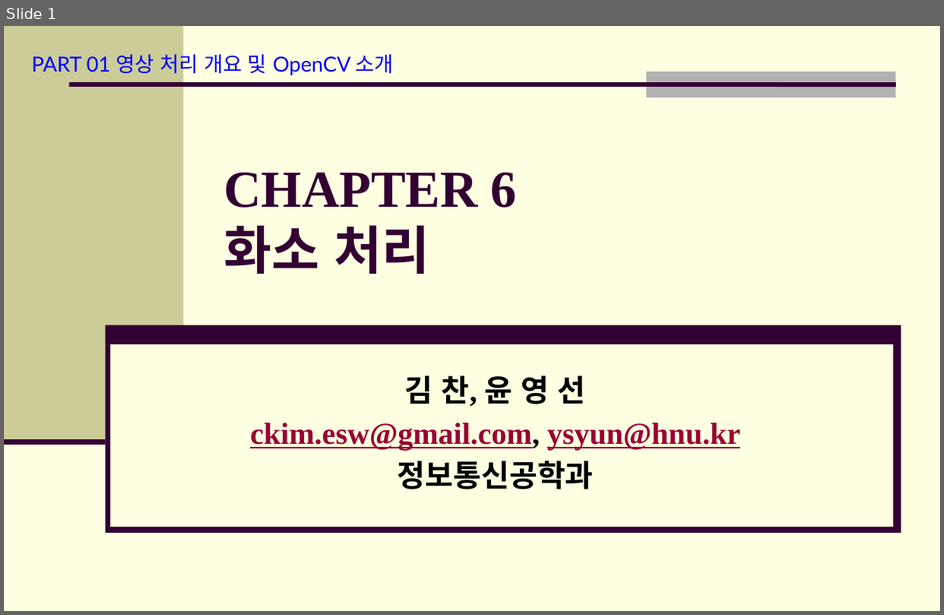
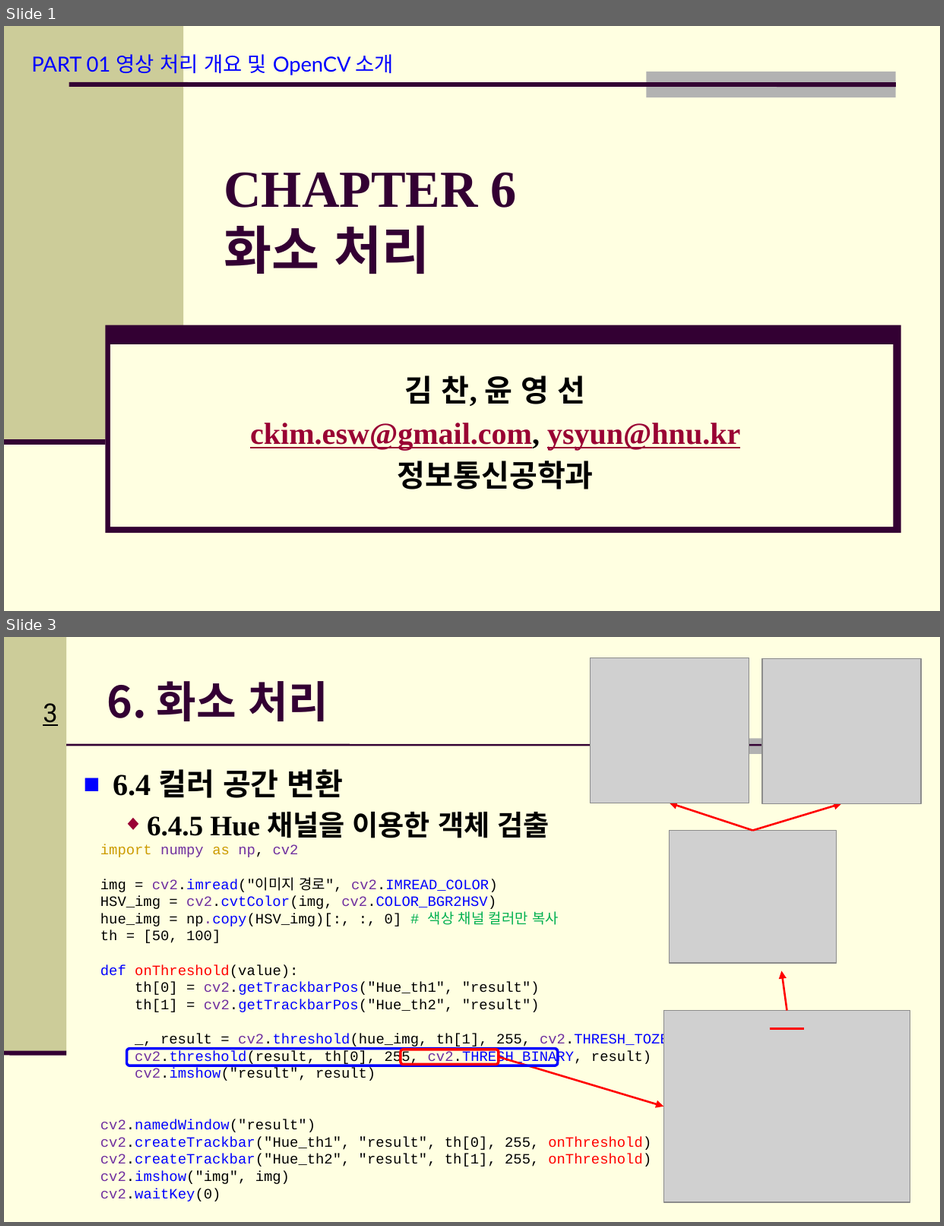
Before and after one commit to Hitbee-dev/OpenCV-Python, a slide deck: 2022-11-15/documents/CH_06 화소 처리.pptx. Shown one above the other, each under a label of ours: slide 1 before the commit, slides 1 and 3 after it; the slides between them are not shown. The pictures are 944x615 and 944x1226 pixels, drawn with LibreOffice and Linux fonts; fonts in the diff are those of the drawing; grey boxes stand for pictures; background and template pictures are left out. Boxes give left, top, right and bottom in pixels: in the first picture for what was removed or moved away, otherwise in the second. Text is boxed around its words. In the diff, an @@ line names an element or a change of style, - is before the commit and + after.

```diff
--- a/2022-11-15/documents/CH_06 화소 처리.pptx
+++ b/2022-11-15/documents/CH_06 화소 처리.pptx
@@ slide 3 added at (4,637,940,1222), background #FFFFE1 @@
@@ rectangle added at (4,637,67,1053), fill #CCCC99 @@
@@ group added at (590,658,921,964): 3 pictures, 2 arrows @@
@@ title added at (107,681,329,721), 33.3 pt, text #330033, bold @@
+6. 화소 처리
@@ page number added at (43,703,57,726), 20 pt, text #000000, underline @@
+3
@@ line added from (67, 745) to (917, 745), #330033 1.5 pt @@
@@ rectangle added at (730,738,917,754), fill #B2B2B2 @@
@@ text added at (113,769,550,838), 21.7 pt, text #000000, bold @@
+■ 6.4 컬러 공간 변환
+  ◆ 6.4.5 Hue 채널을 이용한 객체 검출
@@ text added at (101,844,729,1202), 11 pt, text #000000 @@
+import numpy as np, cv2
+img = cv2.imread("이미지 경로", cv2.IMREAD_COLOR)
+HSV_img = cv2.cvtColor(img, cv2.COLOR_BGR2HSV)
+hue_img = np.copy(HSV_img)[:, :, 0] # 색상 채널 컬러만 복사
+th = [50, 100]
+def onThreshold(value):
+th[0] = cv2.getTrackbarPos("Hue_th1", "result")
+th[1] = cv2.getTrackbarPos("Hue_th2", "result")
+_, result = cv2.threshold(hue_img, th[1], 255, cv2.THRESH_TOZERO_INV)
+cv2.threshold(result, th[0], 255, cv2.THRESH_BINARY, result)
+cv2.imshow("result", result)
+cv2.namedWindow("result")
+cv2.createTrackbar("Hue_th1", "result", th[0], 255, onThreshold)
+cv2.createTrackbar("Hue_th2", "result", th[1], 255, onThreshold)
+cv2.imshow("img", img)
+cv2.waitKey(0)
@@ arrow added from (787, 1011) to (782, 971), #FF0000 1.5 pt @@
@@ picture added at (664,1011,911,1202) @@
@@ line added from (770, 1028) to (804, 1028), #FF0000 1.5 pt @@
@@ line added from (4, 1053) to (67, 1053), #330033 3.5 pt @@
@@ rounded rectangle added at (126,1049,557,1066), outline #0000FF 2 pt @@
@@ rounded rectangle added at (401,1050,500,1065), outline #FF0000 2 pt @@
@@ arrow added from (498, 1057) to (664, 1106), #FF0000 1.5 pt @@
```
Also in this commit, not shown: 4 other slides added, 7 slides removed, 3 other files.
